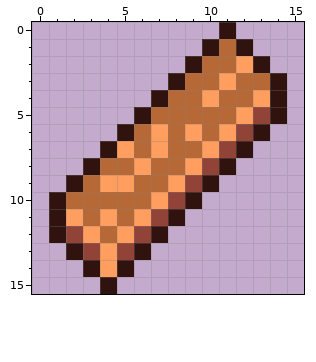
Two states of a pixel-art sprite, Assets/Sprites/Plank Icon.png. Above: the version before the commit.
The file is 16x16 pixels.
Once edited:
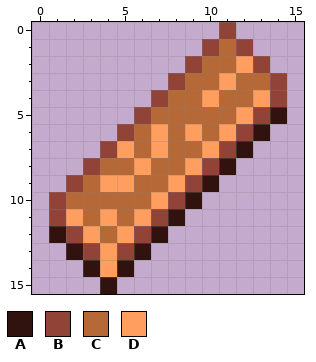
Palette (. is transparent): A #30130f  B #914338  C #b76837  D #ff9e5e
Diff:
{"y":0,"x":11,"old":"A","new":"B"}
{"y":1,"x":10,"old":"A","new":"B"}
{"y":1,"x":12,"old":"A","new":"B"}
{"y":2,"x":9,"old":"A","new":"B"}
{"y":2,"x":13,"old":"A","new":"B"}
{"y":3,"x":8,"old":"A","new":"B"}
{"y":3,"x":14,"old":"A","new":"B"}
{"y":4,"x":7,"old":"A","new":"B"}
{"y":4,"x":14,"old":"A","new":"B"}
{"y":5,"x":6,"old":"A","new":"B"}
{"y":6,"x":5,"old":"A","new":"B"}
{"y":7,"x":4,"old":"A","new":"B"}
{"y":8,"x":3,"old":"A","new":"B"}
{"y":9,"x":2,"old":"A","new":"B"}
{"y":10,"x":1,"old":"A","new":"B"}
{"y":11,"x":1,"old":"A","new":"B"}
{"label":"changed","picture_box":[49,22,287,226]}
